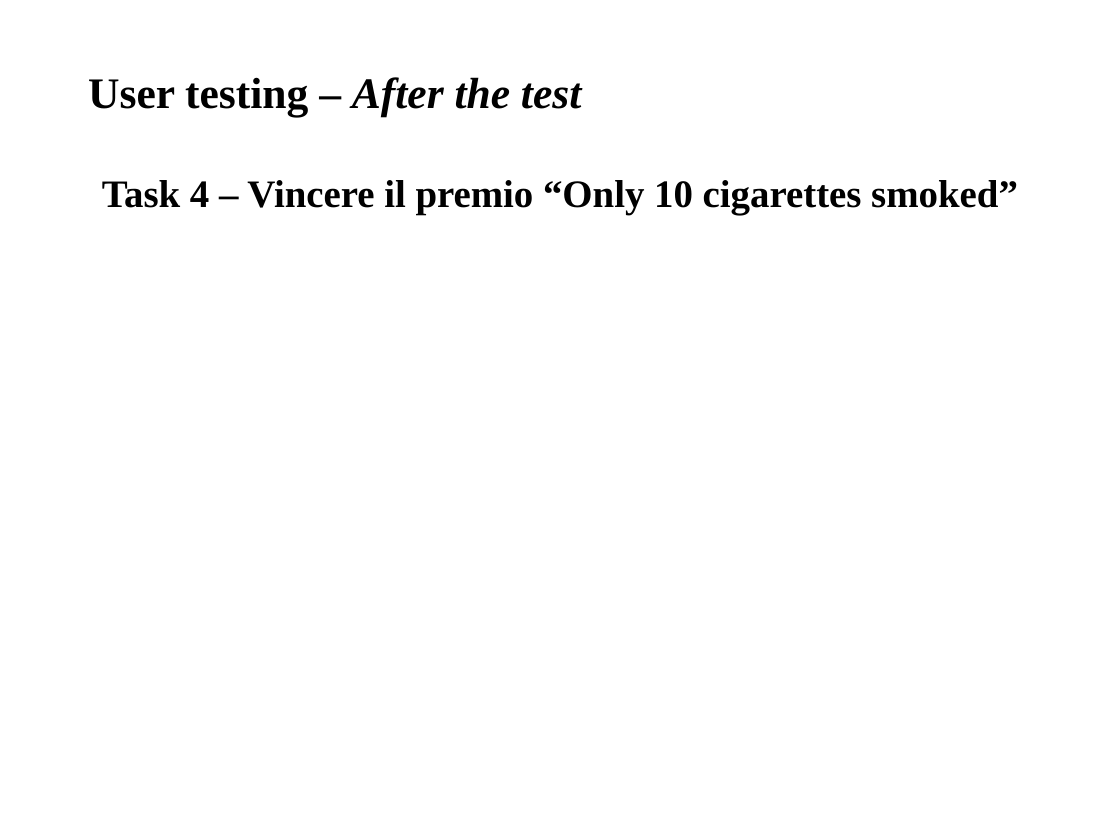
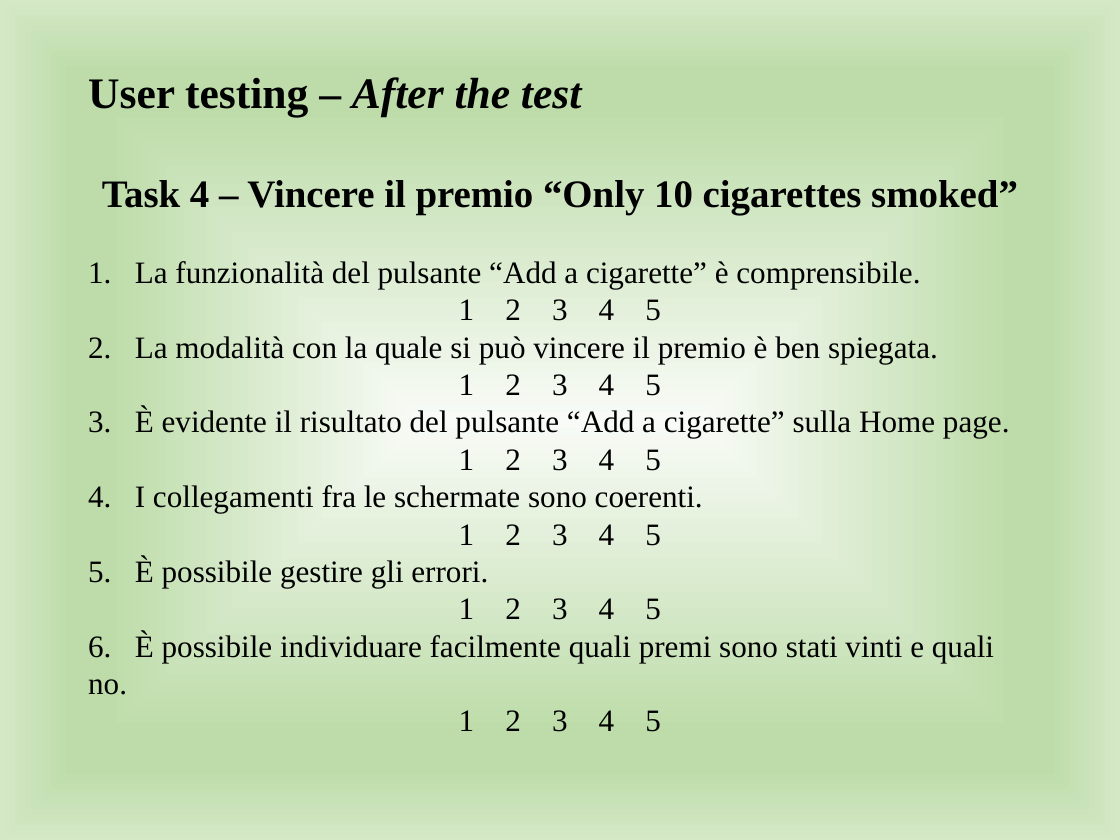
Before and after one commit to giusmastro91/Cognitive-systems, a slide deck: slide 36 of Prova_6/Leone_Mastrosimone_PresentazioneProgetto.pptx. Drawn at 1120x840 pixels with LibreOffice and Linux fonts; fonts in the diff are those of the drawing. Boxes give left, top, right and bottom in pixels: in the first picture for what was removed or moved away, otherwise in the second. Text is boxed around its words. In the diff, an @@ line names an element or a change of style, - is before the commit and + after.

Commit message:
modifica pptx e user testing completato

```diff
--- a/Prova_6/Leone_Mastrosimone_PresentazioneProgetto.pptx
+++ b/Prova_6/Leone_Mastrosimone_PresentazioneProgetto.pptx
@@ background #FFFFFF to gradient #F8FBF6 to #BEDCAA to #D4E8C6 @@
@@ text at <box>88,261,1010,732</box>: paragraphs added @@
+1. La funzionalità del pulsante “Add a cigarette” è comprensibile.
+1 2 3 4 5
+2. La modalità con la quale si può vincere il premio è ben spiegata.
+1 2 3 4 5
+3. È evidente il risultato del pulsante “Add a cigarette” sulla Home page.
+1 2 3 4 5
+4. I collegamenti fra le schermate sono coerenti.
+1 2 3 4 5
+5. È possibile gestire gli errori.
+1 2 3 4 5
+6. È possibile individuare facilmente quali premi sono stati vinti e quali no.
+1 2 3 4 5
```
Also in this commit, not shown: 38 other slides changed, 1 other file.
